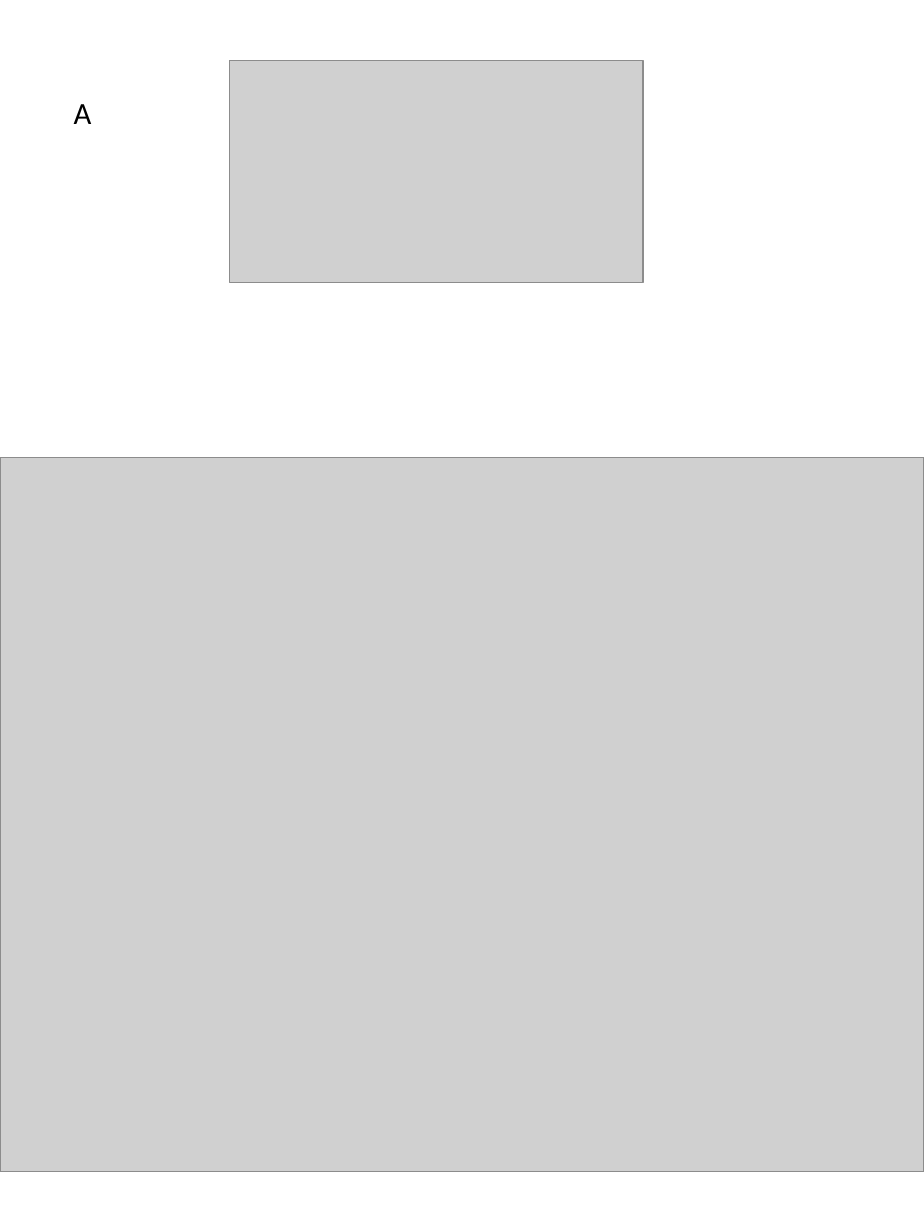
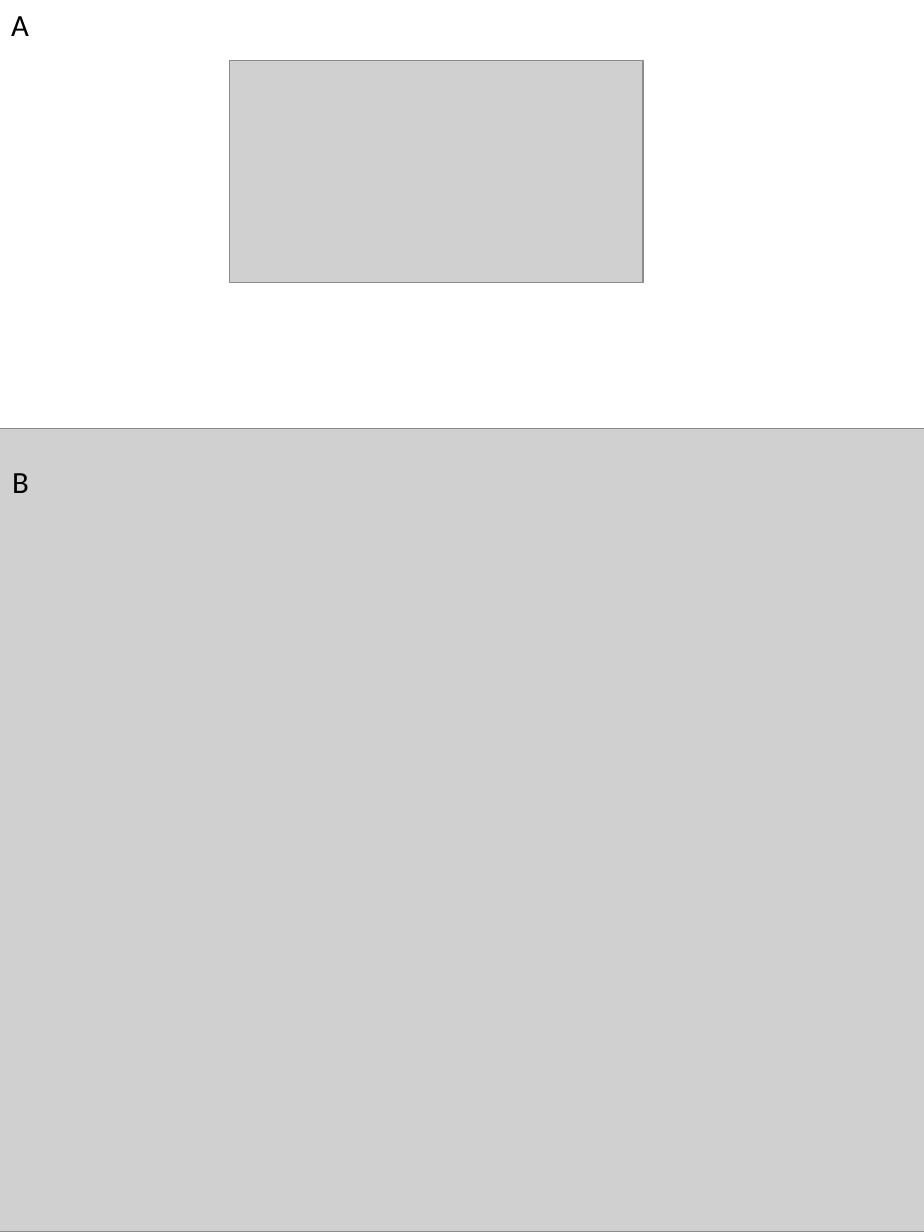
Before and after one commit to mdchambers/dissertation, a slide deck: slide 6 of ch3_nascent.figures/ch3_nascent.figures.pptx. Drawn at 924x1232 pixels with LibreOffice and Linux fonts; fonts in the diff are those of the drawing; grey boxes stand for pictures. Boxes give left, top, right and bottom in pixels: in the first picture for what was removed or moved away, otherwise in the second. Text is boxed around its words. In the diff, an @@ line names an element or a change of style, - is before the commit and + after.

```diff
--- a/ch3_nascent.figures/ch3_nascent.figures.pptx
+++ b/ch3_nascent.figures/ch3_nascent.figures.pptx
@@ text "A": place and size @@
-text "A" at [74,104,92,124]
+text "A" at [11,16,29,36]
@@ picture: place and size @@
-picture at [0,457,924,1172]
+picture at [0,429,924,1232]
@@ text added at [12,473,29,493], 18 pt, text #000000 @@
+B
```
Also in this commit, not shown: 1 other slide changed, 12 other files.
